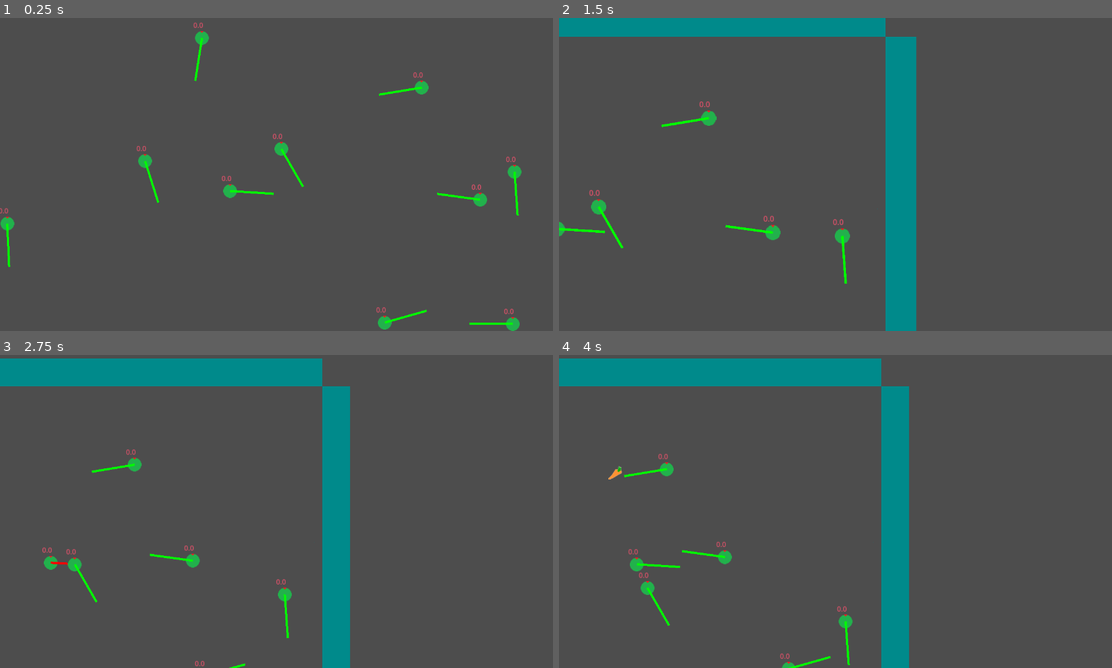
Above: before the commit, frames 1-4 (two rows, left to right).
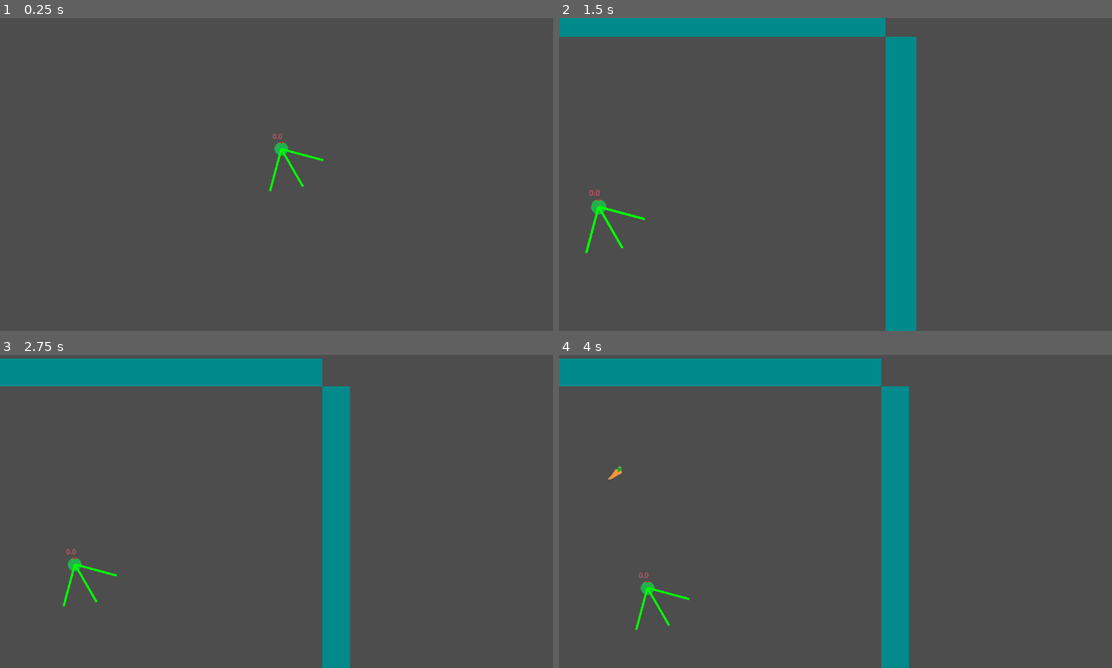
Above: after the commit, the same moments.

Repository: itsLeatch/evoCrusher
Game: Godot game, scene res://Szenes/level.tscn
Two runs of this game, one before a commit and one after it. Both use one fixed random seed, a clock stepped at 60 frames per second and the inputs below.
Inputs (mouse positions are in pixels of both pictures, inside the frame that each line leads up to):
- Up to frame 1 (0.25 s): no input
- Up to frame 2 (1.5 s): tap Enter at 0.5 s; move the mouse to (957, 158) at 0.52 s; press the mouse at (957, 158) at 0.53 s; hold Right 0.53-1.28 s; move the mouse to (724, 190) at 1.27 s; release the mouse at (724, 190) at 1.28 s; hold Down from 1.28 s (still down); tap Mouse wheel up (zoomIn) at 1.35 s
- Up to frame 3 (2.75 s): move the mouse to (331, 442) at 2.02 s; release Down at 2.03 s; hold Right from 2.03 s (still down); tap Mouse wheel down (zoomOut) at 2.1 s
- Up to frame 4 (4 s): move the mouse to (807, 574) at 2.77 s; release Right at 2.78 s; hold Up 2.78-3.53 s; tap Alt at 2.85 s; move the mouse to (1001, 558) at 3.52 s; hold Left from 3.53 s (still down); tap Shift at 3.6 s

The runs differ from the first frame. In frame 1, 1.6% of the frame differs, in the area x 0-95%, y 1-100%; in frame 2, 0.8%; in frame 3, 0.8%; in frame 4, 0.9%.

Commit message:
spawn multible sensors with parameters

Diff:
--- a/Bot.tscn
+++ b/Bot.tscn
@@ -29,5 +29,8 @@
 [node name="CollisionShape2D" type="CollisionShape2D" parent="."]
 shape = SubResource("CircleShape2D_sck5o")
 
-[node name="Line2D" type="Line2D" parent="."]
-width = 5.0
+[node name="Timer" type="Timer" parent="."]
+wait_time = 6.283
+autostart = true
+
+[node name="Sensors" type="Node2D" parent="."]
--- a/Szenes/level.tscn
+++ b/Szenes/level.tscn
@@ -6,6 +6,7 @@
 
 [node name="Level" type="Node2D"]
 script = ExtResource("1_5dmvq")
+botCount = 1
 
 [node name="Bots" type="Node2D" parent="."]
 position = Vector2(-580, -297)
--- a/bot.gd
+++ b/bot.gd
@@ -1,17 +1,21 @@
 extends CharacterBody2D
 
 @export var speed :float = 300
+@export var sensorLength : float = 100
+@export var sensorCount : int = 3
+@export var sensorArea : float = PI / 2
+
 var weights :Float32Matrix = Float32Matrix.new(Vector2i(2,2))
 var moveDirection :Float32Matrix =  Float32Matrix.new(Vector2i(1,2))
 var energy: float = 0
+var sensors: Array = []
 
 # Called when the node enters the scene tree for the first time.
 var rng = RandomNumberGenerator.new()
 var hitResult;
-var sensorDistance : float = 100
 
 func _ready() -> void:
-	moveDirection.data = [1,1]
+	moveDirection.data = [1,1,1]
 	var randomWeightData = PackedFloat32Array()
 	print(weights.rect())
 	for i in range(weights.x * weights.y):
@@ -19,10 +23,14 @@
 	weights.data = randomWeightData
 	#print(weights.data)
 	global_position = Vector2(rng.randf_range(-Global.mapSize.x / 2,Global.mapSize.x / 2), rng.randf_range(-Global.mapSize.y / 2,Global.mapSize.y / 2))
+	for i in range(sensorCount):
+		sensors.append(Line2D.new())
+		sensors[sensors.size() - 1].width = 5
+		$Sensors.add_child(sensors[sensors.size() - 1])
 
 
 # Called every frame. 'delta' is the elapsed time since the previous frame.
-func _process(delta: float) -> void:
+func _process(_delta: float) -> void:
 	var result = weights.mul(moveDirection)
 	var resVelocity = Vector2(result.get_value(Vector2(0,0)), result.get_value((Vector2(0,1))))
 	#normalize
@@ -31,22 +39,27 @@
 	velocity = resVelocity * speed
 	move_and_slide()
 	$Label.text = str(energy)
-
 	#ray cast
 	var space_state = get_world_2d().direct_space_state
-	var query = PhysicsRayQueryParameters2D.create(global_position, global_position + velocity / velocity.length() * sensorDistance, collision_mask)
-	hitResult = space_state.intersect_ray(query)
-	#if hitResult:
-	var hitVertices: PackedVector2Array;
-	hitVertices.append(Vector2(0,0))
-	if hitResult:
-		hitVertices.append(hitResult.position - global_position)
-		$Line2D.default_color = Color.RED
+	for i in range(sensors.size()):
+		var angle = 0
+		if sensors.size() > 1:
+			angle = -sensorArea / 2+ sensorArea / (sensorCount - 1) * i
 
-	else:
-		hitVertices.append(velocity / velocity.length() * sensorDistance)
-		$Line2D.default_color = Color.GREEN
-	$Line2D.points = hitVertices
+		var endPoint = global_position + velocity.rotated(angle) / velocity.length() * sensorLength
+		var query = PhysicsRayQueryParameters2D.create(global_position, endPoint, collision_mask)
+		hitResult = space_state.intersect_ray(query)
+		#if hitResult:
+		var hitVertices: PackedVector2Array;
+		hitVertices.append(Vector2(0,0))
+		if hitResult:
+			hitVertices.append(hitResult.position - global_position)
+			sensors[i].default_color = Color.RED
+
+		else:
+			hitVertices.append(endPoint - global_position)
+			sensors[i].default_color = Color.GREEN
+		sensors[i].points = hitVertices
 
 func incrementFood() ->void:
 	energy+=1
